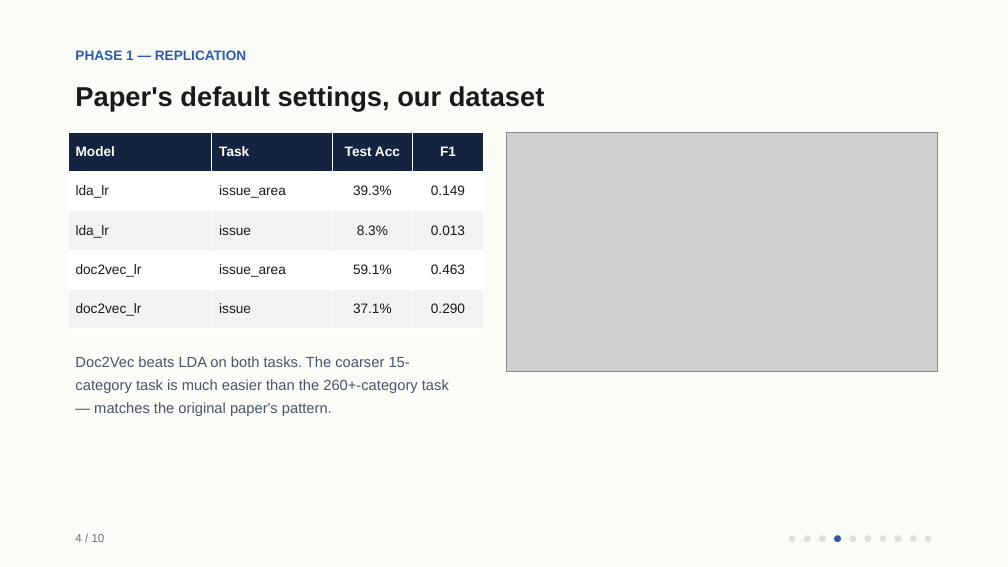
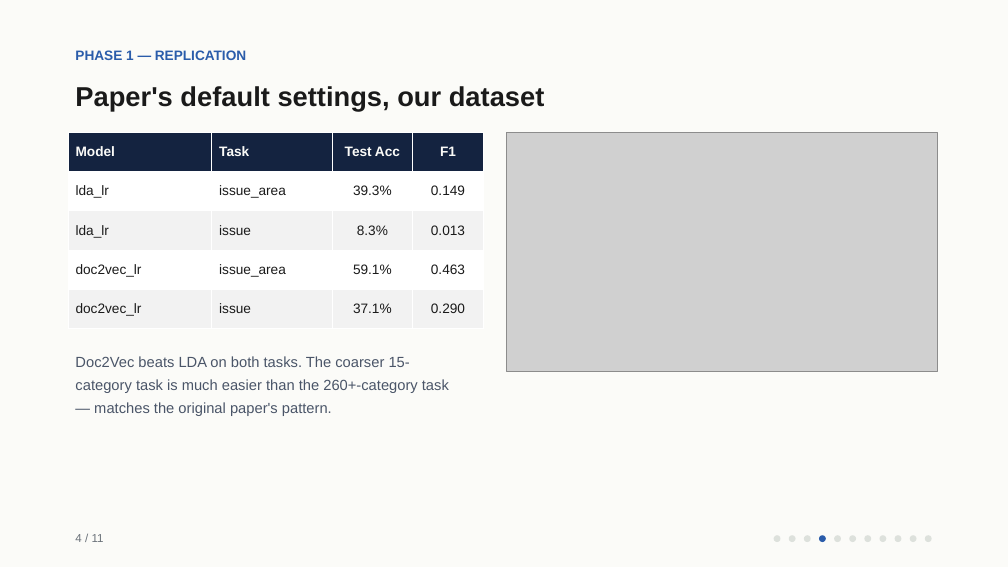
Before and after one commit to amogh-herle/ML-MINI-PROJECT, a slide deck: slide 5 of report/slides.pptx. Drawn at 1008x567 pixels with LibreOffice and Linux fonts; fonts in the diff are those of the drawing; grey boxes stand for pictures. Boxes give left, top, right and bottom in pixels: in the first picture for what was removed or moved away, otherwise in the second. Text is boxed around its words. In the diff, an @@ line names an element or a change of style, - is before the commit and + after.

```diff
--- a/report/slides.pptx
+++ b/report/slides.pptx
@@ text at (x1=75, y1=534, x2=104, y2=542): text changed @@
-4 / 10
+4 / 11
@@ ellipse added at (x1=774, y1=535, x2=780, y2=542), fill #DDE1DC @@
@@ ellipse moved from (x1=834, y1=535, x2=841, y2=542) to (x1=819, y1=535, x2=826, y2=542) @@
@@ ellipse moved from (x1=819, y1=535, x2=826, y2=542) to (x1=834, y1=535, x2=841, y2=542) @@
```
Also in this commit, not shown: 9 other slides changed, 1 slide added, 10 other files.
